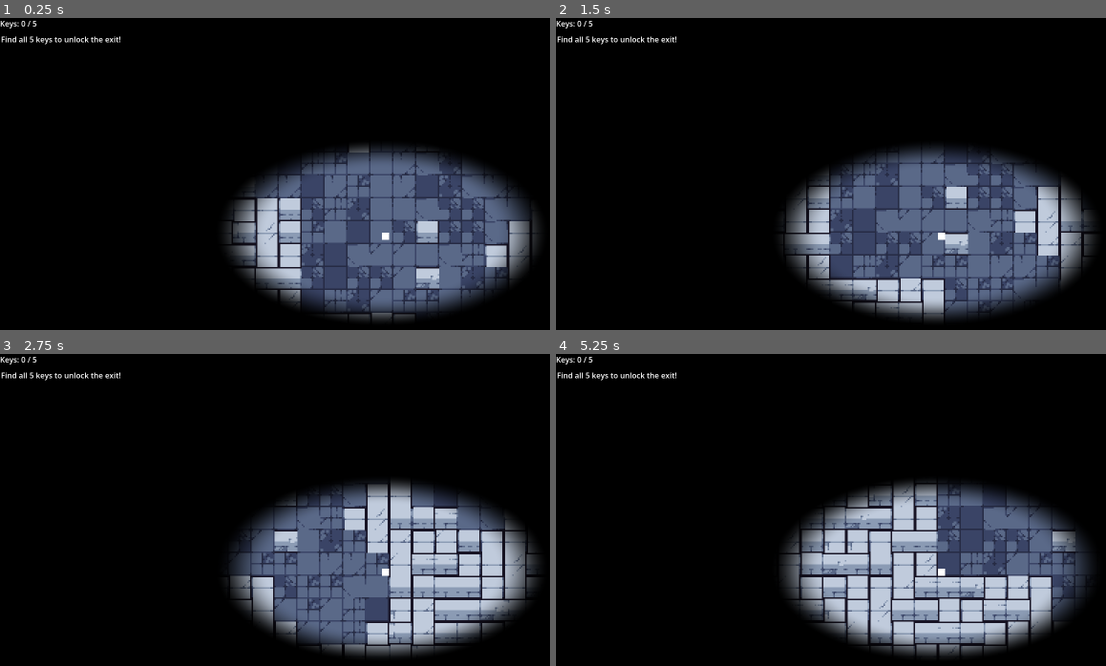
Above: before the commit, frames 1-4 (two rows, left to right).
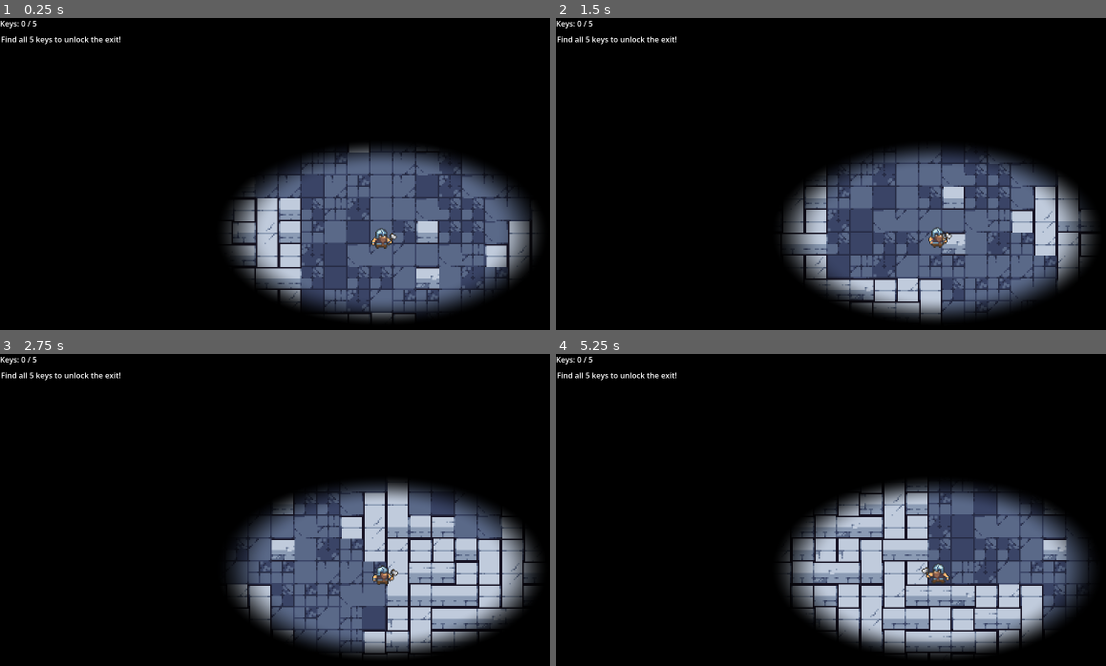
Above: after the commit, the same moments.

Repository: zz2548/week-5-pcg
Game: Godot game, scene res://scenes/main.tscn
The game is run twice, just before and just after one commit, with the same random seed, the same clock (stepped at 60 frames per second) and the same inputs.
Inputs:
- Up to frame 1 (0.25 s): no input
- Up to frame 2 (1.5 s): tap Enter at 0.5 s; hold D (move_right) 0.53-1.28 s; tap Space at 1.25 s; hold S (move_down) from 1.28 s (still down)
- Up to frame 3 (2.75 s): tap Enter at 2 s; release S (move_down) at 2.03 s; hold D (move_right) from 2.03 s (still down)
- Up to frame 4 (5.25 s): release D (move_right) at 2.78 s; hold W (move_up) 2.78-3.53 s; tap Space at 3.5 s; hold A (move_left) 3.53-5.03 s; hold S (move_down) from 5.03 s (still down)

The runs differ from the first frame. In frame 1, 0.2% of the frame differs, in the area x 67-73%, y 67-75%; in frame 2, 5.2%; in frame 3, 12%; in frame 4, 14%, in the area x 41-95%, y 41-97%.

Commit message:
added player animation (idle-walk-attack-damage-die

Diff:
--- a/pcg-game/project.godot
+++ b/pcg-game/project.godot
@@ -7,6 +7,10 @@
 ;   param=value ; assign values to parameters
 
 config_version=5
+
+[animation]
+
+compatibility/default_parent_skeleton_in_mesh_instance_3d=true
 
 [application]
 
--- a/pcg-game/scenes/main.tscn
+++ b/pcg-game/scenes/main.tscn
@@ -3,6 +3,7 @@
 [ext_resource type="Script" uid="uid://bpy1nqwlogmn4" path="res://scripts/main.gd" id="1_0wfyh"]
 [ext_resource type="Texture2D" uid="uid://cbut6eqfdfymw" path="res://assets/Tileset.png" id="2_sugp2"]
 [ext_resource type="Script" uid="uid://ciweq6ahlsk3r" path="res://scripts/player.gd" id="3_sugp2"]
+[ext_resource type="Texture2D" uid="uid://cuflvxswgvsbt" path="res://assets/Dwarf Sprite Sheet.png" id="4_o6xl0"]
 [ext_resource type="Script" uid="uid://8tsq0taa1dt6" path="res://scenes/dark_overlay.gd" id="4_tbgi4"]
 [ext_resource type="Shader" uid="uid://ddewy7kcdpovw" path="res://assets/darkness.gdshader" id="5_tefeu"]
 [ext_resource type="Script" uid="uid://cexy6ntlfhvp3" path="res://scripts/hud.gd" id="6_tefeu"]
@@ -368,8 +369,256 @@
 terrain_set_0/terrain_1/color = Color(0.20703542, 0.4484713, 0.73320407, 1)
 sources/0 = SubResource("TileSetAtlasSource_jyhfs")
 
+[sub_resource type="AtlasTexture" id="AtlasTexture_tipki"]
+atlas = ExtResource("4_o6xl0")
+region = Rect2(0, 64, 32, 32)
+
+[sub_resource type="AtlasTexture" id="AtlasTexture_85g3d"]
+atlas = ExtResource("4_o6xl0")
+region = Rect2(32, 64, 32, 32)
+
+[sub_resource type="AtlasTexture" id="AtlasTexture_choun"]
+atlas = ExtResource("4_o6xl0")
+region = Rect2(64, 64, 32, 32)
+
+[sub_resource type="AtlasTexture" id="AtlasTexture_ya4ey"]
+atlas = ExtResource("4_o6xl0")
+region = Rect2(96, 64, 32, 32)
+
+[sub_resource type="AtlasTexture" id="AtlasTexture_eb6dy"]
+atlas = ExtResource("4_o6xl0")
+region = Rect2(128, 64, 32, 32)
+
+[sub_resource type="AtlasTexture" id="AtlasTexture_trceg"]
+atlas = ExtResource("4_o6xl0")
+region = Rect2(160, 64, 32, 32)
+
+[sub_resource type="AtlasTexture" id="AtlasTexture_a8y0u"]
+atlas = ExtResource("4_o6xl0")
+region = Rect2(192, 64, 32, 32)
+
+[sub_resource type="AtlasTexture" id="AtlasTexture_jkv2x"]
+atlas = ExtResource("4_o6xl0")
+region = Rect2(0, 96, 32, 32)
+
+[sub_resource type="AtlasTexture" id="AtlasTexture_jbj1t"]
+atlas = ExtResource("4_o6xl0")
+region = Rect2(32, 96, 32, 32)
+
+[sub_resource type="AtlasTexture" id="AtlasTexture_muem4"]
+atlas = ExtResource("4_o6xl0")
+region = Rect2(64, 96, 32, 32)
+
+[sub_resource type="AtlasTexture" id="AtlasTexture_dp3eg"]
+atlas = ExtResource("4_o6xl0")
+region = Rect2(96, 96, 32, 32)
+
+[sub_resource type="AtlasTexture" id="AtlasTexture_0ld40"]
+atlas = ExtResource("4_o6xl0")
+region = Rect2(0, 128, 32, 32)
+
+[sub_resource type="AtlasTexture" id="AtlasTexture_gqmmt"]
+atlas = ExtResource("4_o6xl0")
+region = Rect2(32, 128, 32, 32)
+
+[sub_resource type="AtlasTexture" id="AtlasTexture_yc10j"]
+atlas = ExtResource("4_o6xl0")
+region = Rect2(64, 128, 32, 32)
+
+[sub_resource type="AtlasTexture" id="AtlasTexture_jscy8"]
+atlas = ExtResource("4_o6xl0")
+region = Rect2(96, 128, 32, 32)
+
+[sub_resource type="AtlasTexture" id="AtlasTexture_pm3ni"]
+atlas = ExtResource("4_o6xl0")
+region = Rect2(128, 128, 32, 32)
+
+[sub_resource type="AtlasTexture" id="AtlasTexture_y6deb"]
+atlas = ExtResource("4_o6xl0")
+region = Rect2(160, 128, 32, 32)
+
+[sub_resource type="AtlasTexture" id="AtlasTexture_og1vs"]
+atlas = ExtResource("4_o6xl0")
+region = Rect2(192, 128, 32, 32)
+
+[sub_resource type="AtlasTexture" id="AtlasTexture_2wyq8"]
+atlas = ExtResource("4_o6xl0")
+region = Rect2(0, 0, 32, 32)
+
+[sub_resource type="AtlasTexture" id="AtlasTexture_vxglm"]
+atlas = ExtResource("4_o6xl0")
+region = Rect2(32, 0, 32, 32)
+
+[sub_resource type="AtlasTexture" id="AtlasTexture_2f3dj"]
+atlas = ExtResource("4_o6xl0")
+region = Rect2(64, 0, 32, 32)
+
+[sub_resource type="AtlasTexture" id="AtlasTexture_yq6so"]
+atlas = ExtResource("4_o6xl0")
+region = Rect2(96, 0, 32, 32)
+
+[sub_resource type="AtlasTexture" id="AtlasTexture_fv21b"]
+atlas = ExtResource("4_o6xl0")
+region = Rect2(128, 0, 32, 32)
+
+[sub_resource type="AtlasTexture" id="AtlasTexture_tel4y"]
+atlas = ExtResource("4_o6xl0")
+region = Rect2(0, 32, 32, 32)
+
+[sub_resource type="AtlasTexture" id="AtlasTexture_qkpxi"]
+atlas = ExtResource("4_o6xl0")
+region = Rect2(32, 32, 32, 32)
+
+[sub_resource type="AtlasTexture" id="AtlasTexture_5q0nq"]
+atlas = ExtResource("4_o6xl0")
+region = Rect2(64, 32, 32, 32)
+
+[sub_resource type="AtlasTexture" id="AtlasTexture_dgi5k"]
+atlas = ExtResource("4_o6xl0")
+region = Rect2(96, 32, 32, 32)
+
+[sub_resource type="AtlasTexture" id="AtlasTexture_j8jky"]
+atlas = ExtResource("4_o6xl0")
+region = Rect2(128, 32, 32, 32)
+
+[sub_resource type="AtlasTexture" id="AtlasTexture_kmb1v"]
+atlas = ExtResource("4_o6xl0")
+region = Rect2(160, 32, 32, 32)
+
+[sub_resource type="AtlasTexture" id="AtlasTexture_fuf3a"]
+atlas = ExtResource("4_o6xl0")
+region = Rect2(192, 32, 32, 32)
+
+[sub_resource type="AtlasTexture" id="AtlasTexture_pibwh"]
+atlas = ExtResource("4_o6xl0")
+region = Rect2(224, 32, 32, 32)
+
+[sub_resource type="SpriteFrames" id="SpriteFrames_c6pm6"]
+animations = [{
+"frames": [{
+"duration": 1.0,
+"texture": SubResource("AtlasTexture_tipki")
+}, {
+"duration": 1.0,
+"texture": SubResource("AtlasTexture_85g3d")
+}, {
+"duration": 1.0,
+"texture": SubResource("AtlasTexture_choun")
+}, {
+"duration": 1.0,
+"texture": SubResource("AtlasTexture_ya4ey")
+}, {
+"duration": 1.0,
+"texture": SubResource("AtlasTexture_eb6dy")
+}, {
+"duration": 1.0,
+"texture": SubResource("AtlasTexture_trceg")
+}, {
+"duration": 1.0,
+"texture": SubResource("AtlasTexture_a8y0u")
+}],
+"loop": true,
+"name": &"attack",
+"speed": 7.0
+}, {
+"frames": [{
+"duration": 1.0,
+"texture": SubResource("AtlasTexture_jkv2x")
+}, {
+"duration": 1.0,
+"texture": SubResource("AtlasTexture_jbj1t")
+}, {
+"duration": 1.0,
+"texture": SubResource("AtlasTexture_muem4")
+}, {
+"duration": 1.0,
+"texture": SubResource("AtlasTexture_dp3eg")
+}],
+"loop": true,
+"name": &"damage",
+"speed": 7.0
+}, {
+"frames": [{
+"duration": 1.0,
+"texture": SubResource("AtlasTexture_0ld40")
+}, {
+"duration": 1.0,
+"texture": SubResource("AtlasTexture_gqmmt")
+}, {
+"duration": 1.0,
+"texture": SubResource("AtlasTexture_yc10j")
+}, {
+"duration": 1.0,
+"texture": SubResource("AtlasTexture_jscy8")
+}, {
+"duration": 1.0,
+"texture": SubResource("AtlasTexture_pm3ni")
+}, {
+"duration": 1.0,
+"texture": SubResource("AtlasTexture_y6deb")
+}, {
+"duration": 1.0,
+"texture": SubResource("AtlasTexture_og1vs")
+}],
+"loop": true,
+"name": &"die",
+"speed": 6.0
+}, {
+"frames": [{
+"duration": 1.0,
+"texture": SubResource("AtlasTexture_2wyq8")
+}, {
+"duration": 1.0,
+"texture": SubResource("AtlasTexture_vxglm")
+}, {
+"duration": 1.0,
+"texture": SubResource("AtlasTexture_2f3dj")
+}, {
+"duration": 1.0,
+"texture": SubResource("AtlasTexture_yq6so")
+}, {
+"duration": 1.0,
+"texture": SubResource("AtlasTexture_fv21b")
+}],
+"loop": true,
+"name": &"idle",
+"speed": 3.0
+}, {
+"frames": [{
+"duration": 1.0,
+"texture": SubResource("AtlasTexture_tel4y")
+}, {
+"duration": 1.0,
+"texture": SubResource("AtlasTexture_qkpxi")
+}, {
+"duration": 1.0,
+"texture": SubResource("AtlasTexture_5q0nq")
+}, {
+"duration": 1.0,
+"texture": SubResource("AtlasTexture_dgi5k")
+}, {
+"duration": 1.0,
+"texture": SubResource("AtlasTexture_j8jky")
+}, {
+"duration": 1.0,
+"texture": SubResource("AtlasTexture_kmb1v")
+}, {
+"duration": 1.0,
+"texture": SubResource("AtlasTexture_fuf3a")
+}, {
+"duration": 1.0,
+"texture": SubResource("AtlasTexture_pibwh")
+}],
+"loop": true,
+"name": &"walk",
+"speed": 7.0
+}]
+
 [sub_resource type="RectangleShape2D" id="RectangleShape2D_sugp2"]
-size = Vector2(5, 5)
+size = Vector2(7, 13)
+
+[sub_resource type="RectangleShape2D" id="RectangleShape2D_o6xl0"]
+size = Vector2(2.875, 2.25)
 
 [sub_resource type="ShaderMaterial" id="ShaderMaterial_o6xl0"]
 shader = ExtResource("5_tefeu")
@@ -390,15 +639,22 @@
 [node name="Player" type="CharacterBody2D" parent="." unique_id=1008470989]
 script = ExtResource("3_sugp2")
 
+[node name="AnimatedSprite2D" type="AnimatedSprite2D" parent="Player" unique_id=1121528612]
+scale = Vector2(0.75, 0.75)
+sprite_frames = SubResource("SpriteFrames_c6pm6")
+animation = &"walk"
+frame = 4
+frame_progress = 0.5303951
+
+[node name="Camera2D" type="Camera2D" parent="Player" unique_id=2102631256]
+
 [node name="CollisionShape2D" type="CollisionShape2D" parent="Player" unique_id=1259489768]
-position = Vector2(2.5, 2.5)
+position = Vector2(-0.5, 4.5)
 shape = SubResource("RectangleShape2D_sugp2")
 
-[node name="ColorRect(placeholder for player sprite)" type="ColorRect" parent="Player" unique_id=1088169171]
-offset_right = 5.0
-offset_bottom = 5.0
-
-[node name="Camera2D" type="Camera2D" parent="Player" unique_id=2102631256]
+[node name="CollisionShape2D3" type="CollisionShape2D" parent="Player" unique_id=784225518]
+position = Vector2(-5, 5)
+shape = SubResource("RectangleShape2D_o6xl0")
 
 [node name="DarkOverlay" type="CanvasLayer" parent="." unique_id=671771595]
 layer = 10
@@ -430,3 +686,9 @@
 offset_top = 33.0
 offset_right = 42.0
 offset_bottom = 93.0
+
+[node name="CollisionShape2D2" type="CollisionShape2D" parent="." unique_id=1165744569]
+position = Vector2(5, 6)
+shape = SubResource("RectangleShape2D_o6xl0")
+
+[connection signal="animation_finished" from="Player/AnimatedSprite2D" to="Player" method="_on_animated_sprite_2d_animation_finished"]
--- a/pcg-game/scripts/player.gd
+++ b/pcg-game/scripts/player.gd
@@ -7,34 +7,86 @@
 var invincible_timer: float = 0.0
 const INVINCIBLE_DURATION = 1.0
 
-var _sprite: CanvasItem = null
+@onready var anim: AnimatedSprite2D = $AnimatedSprite2D
+
+var attacking := false
+var dead := false
 
 signal died
 signal hp_changed(new_hp: int)
 
 func _ready() -> void:
 	$Camera2D.zoom = Vector2(3.0, 3.0)
-	_sprite = $"ColorRect(placeholder for player sprite)"
+	anim.play("idle")
 
 func _physics_process(delta: float) -> void:
+	if dead:
+		return
+
+	# Movement
 	var dir = Input.get_vector("move_left", "move_right", "move_up", "move_down")
 	velocity = dir * SPEED
 	move_and_slide()
 
+	# Flip for left (since you only have right-facing sprites)
+	if dir.x < 0:
+		anim.flip_h = true
+	elif dir.x > 0:
+		anim.flip_h = false
+
+	# Invincibility blinking
 	if invincible_timer > 0.0:
 		invincible_timer -= delta
-		if _sprite:
-			_sprite.visible = fmod(invincible_timer, 0.2) > 0.1
+		anim.visible = fmod(invincible_timer, 0.2) > 0.1
 	else:
-		if _sprite:
-			_sprite.visible = true
+		anim.visible = true
+
+	# Don't override attack/damage animations while they are playing
+	if attacking:
+		return
+	if anim.animation == "damage" and anim.is_playing():
+		return
+	if anim.animation == "die" and anim.is_playing():
+		return
+
+	# Idle / Walk
+	if dir.length() == 0:
+		if anim.animation != "idle":
+			anim.play("idle")
+	else:
+		if anim.animation != "walk":
+			anim.play("walk")
+
+func _input(event: InputEvent) -> void:
+	if dead:
+		return
+
+	# Make sure you have an input action named "attack" in Project Settings -> Input Map
+	if event.is_action_pressed("attack") and not attacking:
+		attacking = true
+		anim.play("attack")
 
 func take_damage(amount: int) -> bool:
+	if dead:
+		return false
 	if invincible_timer > 0.0:
 		return false
+
 	hp -= amount
 	invincible_timer = INVINCIBLE_DURATION
 	emit_signal("hp_changed", hp)
+
 	if hp <= 0:
+		dead = true
+		anim.play("die")
 		emit_signal("died")
+	else:
+		# Play hit animation
+		anim.play("damage")
+
 	return true
+
+func _on_animated_sprite_2d_animation_finished() -> void:
+	# When attack ends, allow movement animations again
+	if anim.animation == "attack":
+		attacking = false
Binary file added: pcg-game/assets/Dwarf Sprite Sheet.png
Not shown, added: pcg-game/assets/Dwarf Sprite Sheet.png.import
Binary file added: pcg-game/assets/dwarf_attack.png
Not shown, added: pcg-game/assets/dwarf_attack.png.import
Binary file added: pcg-game/assets/dwarf_dies.png
Not shown, added: pcg-game/assets/dwarf_dies.png.import
Binary file added: pcg-game/assets/dwarf_idle.png
Not shown, added: pcg-game/assets/dwarf_idle.png.import
Binary file added: pcg-game/assets/dwarf_panic.png
Not shown, added: pcg-game/assets/dwarf_panic.png.import
Binary file added: pcg-game/assets/dwarf_walk.png
Not shown, added: pcg-game/assets/dwarf_walk.png.import
